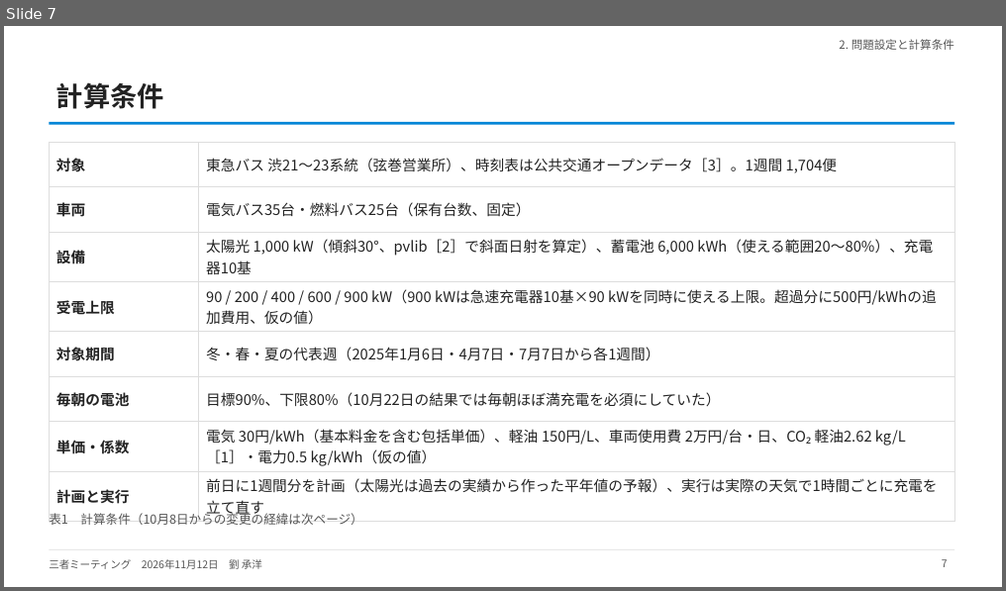
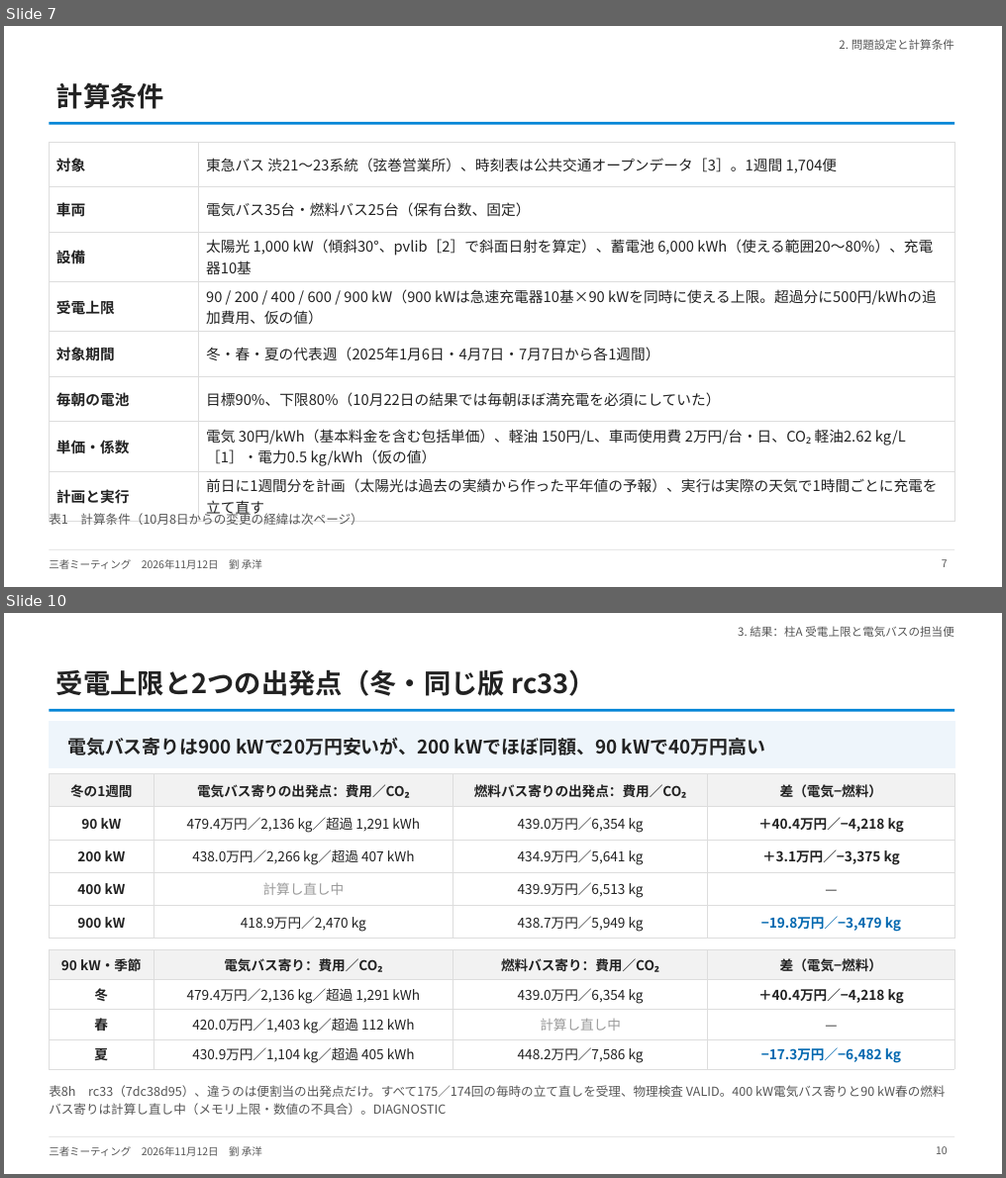
Before and after one commit to CYLIU2003/master-course, a slide deck: outcome/2026-11-12_three_party/three_party_20261112.pptx. Shown one above the other, each under a label of ours: slide 7 before the commit, slides 7 and 10 after it; the slides between them are not shown. The pictures are 1006x591 and 1006x1178 pixels, drawn with LibreOffice and Linux fonts; fonts in the diff are those of the drawing. Boxes give left, top, right and bottom in pixels: in the first picture for what was removed or moved away, otherwise in the second. Text is boxed around its words. In the diff, an @@ line names an element or a change of style, - is before the commit and + after.

```diff
--- a/outcome/2026-11-12_three_party/three_party_20261112.pptx
+++ b/outcome/2026-11-12_three_party/three_party_20261112.pptx
@@ slide 10 added at (x1=4, y1=613, x2=1002, y2=1174), background #FFFFFF; not listed: 3 template elements that a slide beside it also shows @@
@@ text added at (x1=738, y1=626, x2=953, y2=637), 11 pt, text #555555 @@
+3. 結果：柱A 受電上限と電気バスの担当便
@@ title added at (x1=56, y1=669, x2=597, y2=696), 26 pt, text #222222, bold @@
+受電上限と2つの出発点（冬・同じ版 rc33）
@@ rectangle added at (x1=49, y1=722, x2=954, y2=768), fill #EEF5FB, outline #EEF5FB 1 pt @@
@@ text added at (x1=67, y1=738, x2=766, y2=756), 18 pt, text #222222, bold @@
+電気バス寄りは900 kWで20万円安いが、200 kWでほぼ同額、90 kWで40万円高い
@@ table added at (x1=49, y1=774, x2=954, y2=936), 5 rows, 4 columns @@
+冬の1週間 | 電気バス寄りの出発点：費用／CO₂ | 燃料バス寄りの出発点：費用／CO₂ | 差（電気−燃料）
+90 kW | 479.4万円／2,136 kg／超過 1,291 kWh | 439.0万円／6,354 kg | ＋40.4万円／−4,218 kg
+200 kW | 438.0万円／2,266 kg／超過 407 kWh | 434.9万円／5,641 kg | ＋3.1万円／−3,375 kg
+400 kW | 計算し直し中 | 439.9万円／6,513 kg | —
+900 kW | 418.9万円／2,470 kg | 438.7万円／5,949 kg | −19.8万円／−3,479 kg
@@ table added at (x1=49, y1=950, x2=954, y2=1067), 4 rows, 4 columns @@
+90 kW・季節 | 電気バス寄り：費用／CO₂ | 燃料バス寄り：費用／CO₂ | 差（電気−燃料）
+冬 | 479.4万円／2,136 kg／超過 1,291 kWh | 439.0万円／6,354 kg | ＋40.4万円／−4,218 kg
+春 | 420.0万円／1,403 kg／超過 112 kWh | 計算し直し中 | —
+夏 | 430.9万円／1,104 kg／超過 405 kWh | 448.2万円／7,586 kg | −17.3万円／−6,482 kg
@@ text added at (x1=49, y1=1085, x2=874, y2=1115), 12 pt, text #555555 @@
+表8h rc33（7dc38d95）、違うのは便割当の出発点だけ。すべて175／174回の毎時の立て直しを受理、物理検査 VALID。400 kW電気バス寄りと90 kW春の燃料バス寄りは計算し直し中（メモリ上限・数値の不具合）。DIAGNOSTIC
@@ page number added at (x1=936, y1=1147, x2=947, y2=1155), 10 pt, text #555555 @@
+10
```
Also in this commit, not shown: 5 slides changed, 1 other slide added, 3 other files.
